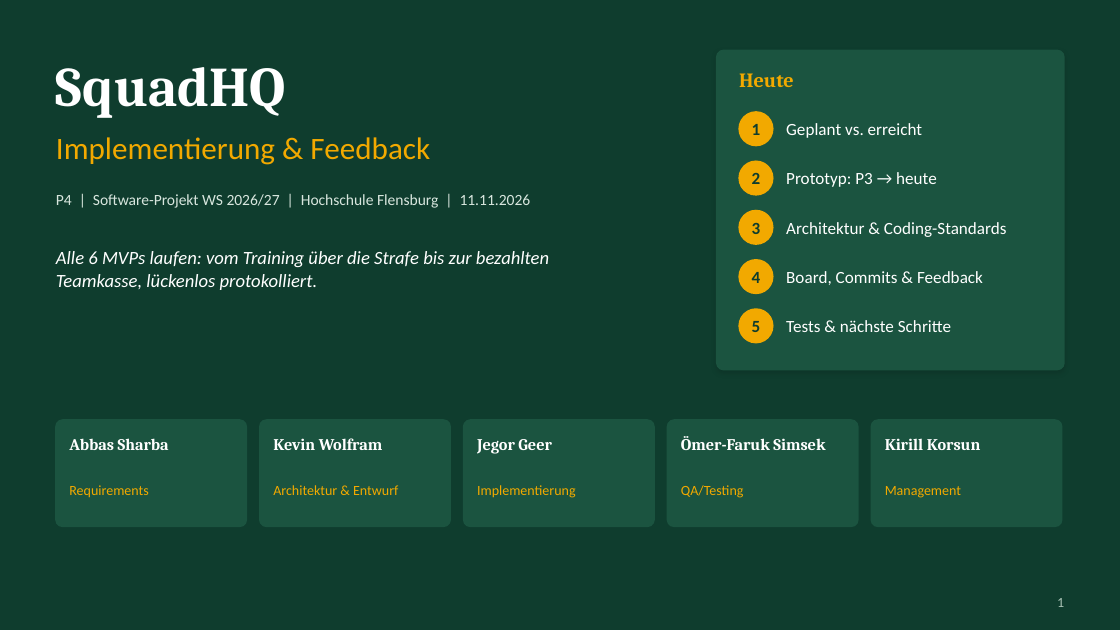
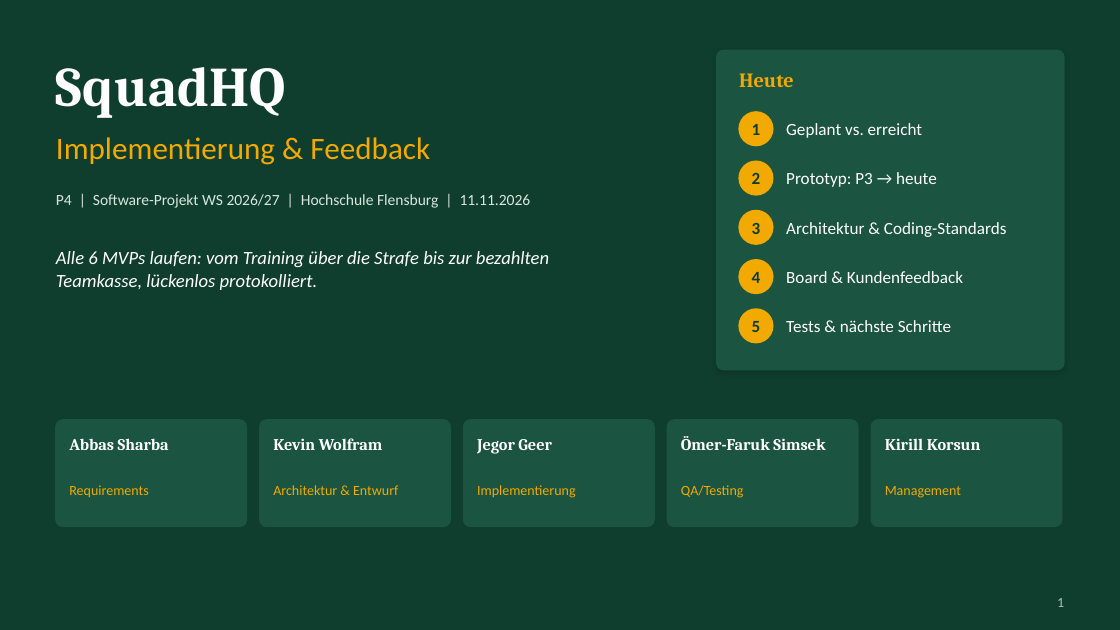
Before and after one commit to squadhq-team/squadhq-team, a slide deck: slide 1 of docs/praesentation/p4/SquadHQ_P4.pptx. Drawn at 1120x630 pixels with LibreOffice and Linux fonts; fonts in the diff are those of the drawing. Boxes give left, top, right and bottom in pixels: in the first picture for what was removed or moved away, otherwise in the second. Text is boxed around its words. In the diff, an @@ line names an element or a change of style, - is before the commit and + after.

```diff
--- a/docs/praesentation/p4/SquadHQ_P4.pptx
+++ b/docs/praesentation/p4/SquadHQ_P4.pptx
@@ text at (786, 271, 963, 283): text changed @@
-Board, Commits & Feedback
+Board & Kundenfeedback
```
Also in this commit, not shown: 1 other slide changed, 1 slide removed, 2 other files.
